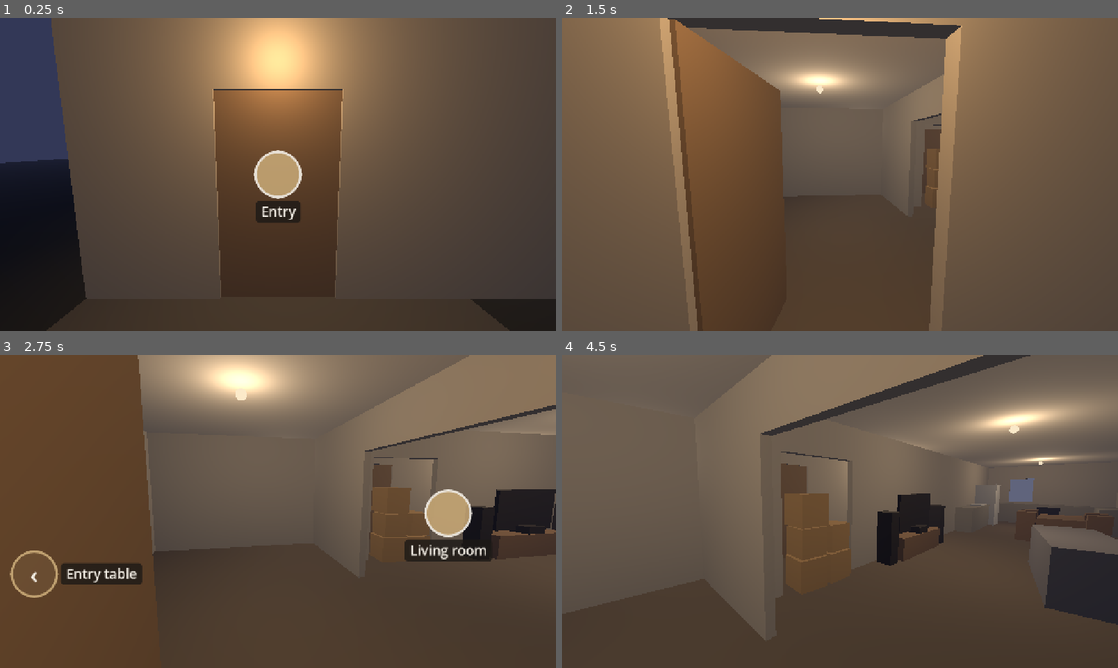
Above: before the commit, frames 1-4 (two rows, left to right).
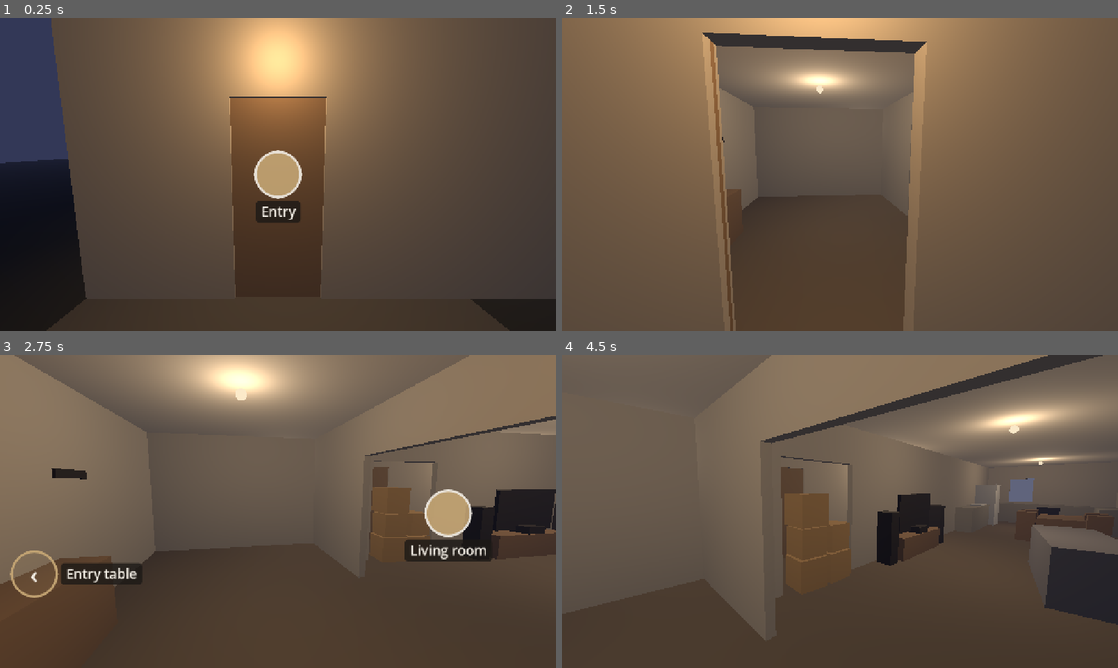
Above: after the commit, the same moments.

Repository: dsickles/Threshold
Game: Godot game, scene res://scenes/house/house.tscn
The game is run twice, just before and just after one commit, with the same random seed, the same clock (stepped at 60 frames per second) and the same inputs. This scene is started directly instead of the project's main scene.
Inputs (mouse positions are in pixels of both pictures, inside the frame that each line leads up to):
- Up to frame 1 (0.25 s): no input
- Up to frame 2 (1.5 s): click "Entry" at 0.5 s; tap Enter at 1.25, 1.35 s; move the mouse to (962, 158) at 1.27 s; hold D from 1.28 s (still down); click (962, 158) at 1.42 s
- Up to frame 3 (2.75 s): tap Space at 1.52 s; release D at 2 s; drag from (166, 527) to (250, 574) at 2.02 s
- Up to frame 4 (4.5 s): move the mouse to (895, 442) at 2.77 s; hold D 2.78-3.5 s; tap Enter at 2.85 s; click "Living room" at 3.5 s; drag from (812, 574) to (673, 464) at 4.27 s

The runs differ from the first frame. In frame 1, 4.1% of the frame differs, in the area x 38-62%, y 22-90%; in frame 2, 20%, in the area x 17-72%, y 0-100%; in frame 3, 19%; in frame 4, 4.1%.

Commit message:
House: real door sizes; doors fold out of the view
Doors are now about 0.8 m wide (0.75 m for bathrooms, 0.9 m front) and
2.03 m tall, with wall openings to match, so rooms read at their real
size. The front and en-suite doors swing 170 degrees and lie flat
against the wall. The camera lens stays at 70 degrees: narrower lenses
made the rooms look smaller. Tests check door sizes and that an open
door covers under 15% of the view through it.

Co-Authored-By: Claude Opus 5.5 (1M context) <noreply@anthropic.com>
Claude-Session: https://claude.ai/code/session_01RkqaLddmvKBQ6mL8JGM9er

Diff:
--- a/game/scenes/house/house.gd
+++ b/game/scenes/house/house.gd
@@ -18,6 +18,9 @@
 const INK := Color(0.957, 0.937, 0.902)
 const SURFACE := Color(0.11, 0.098, 0.086)
 const GLIDE_SECONDS := 2.0
+## The camera's lens: how tall a slice of the world it sees, in degrees (the
+## width follows the screen's shape).
+const LENS_FOV := 70.0
 const RING_SIZE := 110.0
 ## Rings are never smaller than this on the real screen (points on a phone),
 ## comfortably over the 44px minimum, so they grow on an upright phone.
@@ -90,7 +93,7 @@
 		door_states = HouseTable.doors(story_point)
 	_build_world()
 	_camera = Camera3D.new()
-	_camera.fov = 70.0
+	_camera.fov = LENS_FOV
 	_camera.near = 0.05
 	add_child(_camera)
 	_build_ui()
--- a/game/scenes/house/house_layout.gd
+++ b/game/scenes/house/house_layout.gd
@@ -10,7 +10,7 @@
 ## floor-plan drawing reads (40 px to the metre). y is up.
 
 const WALL_HEIGHT := 2.7
-const DOOR_HEIGHT := 2.1
+const DOOR_HEIGHT := 2.03
 const EYE_HEIGHT := 1.6
 ## Height of a doorway's ring, about where a hand would reach for it.
 const RING_HEIGHT := 1.3
@@ -49,22 +49,22 @@
 	{"from": Vector2(0, 0), "to": Vector2(17, 0), "openings": [
 		[3.4, 4.8, 0.9, 2.1, "glass"], [14.0, 15.3, 0.9, 2.1, "glass"]]},
 	{"from": Vector2(0, 12), "to": Vector2(17, 12), "openings": [
-		[1.4, 2.6, 0.0, DOOR_HEIGHT], [5.5, 9.5, 0.5, 2.3, "glass"], [11.8, 13.2, 0.9, 2.1, "glass"]]},
+		[1.55, 2.45, 0.0, DOOR_HEIGHT], [5.5, 9.5, 0.5, 2.3, "glass"], [11.8, 13.2, 0.9, 2.1, "glass"]]},
 	{"from": Vector2(0, 0), "to": Vector2(0, 12), "openings": [[3.5, 4.9, 1.0, 2.1, "glass"]]},
 	{"from": Vector2(17, 0), "to": Vector2(17, 12), "openings": [
 		[2.2, 3.6, 0.9, 2.1, "glass"], [8.5, 9.4, 1.0, 2.1, "glass"]]},
 	# En-suite.
-	{"from": Vector2(3, 0), "to": Vector2(3, 2.5), "openings": [[1.0, 1.9, 0.0, DOOR_HEIGHT]]},
+	{"from": Vector2(3, 0), "to": Vector2(3, 2.5), "openings": [[1.075, 1.825, 0.0, DOOR_HEIGHT]]},
 	{"from": Vector2(0, 2.5), "to": Vector2(3, 2.5), "openings": []},
 	# Bedroom's east wall: the walk-in closet's door.
-	{"from": Vector2(7, 0), "to": Vector2(7, 6), "openings": [[1.7, 2.6, 0.0, DOOR_HEIGHT]]},
+	{"from": Vector2(7, 0), "to": Vector2(7, 6), "openings": [[1.75, 2.55, 0.0, DOOR_HEIGHT]]},
 	{"from": Vector2(7, 3), "to": Vector2(9, 3), "openings": []},
 	{"from": Vector2(9, 0), "to": Vector2(9, 6), "openings": []},
 	# Office and spare room; the spare room's door is at the hall's far end.
-	{"from": Vector2(13, 0), "to": Vector2(13, 7.5), "openings": [[6.15, 7.35, 0.0, DOOR_HEIGHT]]},
+	{"from": Vector2(13, 0), "to": Vector2(13, 7.5), "openings": [[6.35, 7.15, 0.0, DOOR_HEIGHT]]},
 	# The back hall's north side: bedroom, hall bathroom, office.
 	{"from": Vector2(0, 6), "to": Vector2(13, 6), "openings": [
-		[5.2, 6.2, 0.0, DOOR_HEIGHT], [7.7, 8.5, 0.0, DOOR_HEIGHT], [10.5, 11.5, 0.0, DOOR_HEIGHT]]},
+		[5.3, 6.1, 0.0, DOOR_HEIGHT], [7.725, 8.475, 0.0, DOOR_HEIGHT], [10.6, 11.4, 0.0, DOOR_HEIGHT]]},
 	# Entry to the hall and the living room: the wide opening.
 	{"from": Vector2(4, 6), "to": Vector2(4, 12), "openings": [[8.3, 11.2, 0.0, DOOR_HEIGHT]]},
 	# The back hall's south side, then the spare room and kitchen.
@@ -82,26 +82,26 @@
 ## "end" hangs one on its east (or south) end, and "opens": "a" swings it back
 ## into "a", so an open door is out of the way of the view through it (the
 ## bedroom door blocked the bedroom, Dan 2026-10-24). "swing": how far it
-## opens, in degrees (80 if not set); the en-suite door folds back flat
-## against the bedroom wall.
+## opens, in degrees (80 if not set); the front door and the en-suite door
+## fold back flat against the wall.
 const DOORS := {
-	"front_door": {"a": "porch", "b": "entry", "at": Vector2(2.0, 12.0), "width": 1.2,
-			"panel": true, "one_way": true},
+	"front_door": {"a": "porch", "b": "entry", "at": Vector2(2.0, 12.0), "width": 0.9,
+			"panel": true, "one_way": true, "swing": 170.0},
 	"entry_opening": {"a": "entry", "b": "living_room", "at": Vector2(4.0, 9.75), "width": 2.9},
 	"kitchen_opening": {"a": "living_room", "b": "kitchen", "at": Vector2(11.0, 9.75), "width": 4.5},
 	"hall_opening": {"a": "living_room", "b": "back_hall", "at": Vector2(5.35, 7.5), "width": 1.5,
 			"boxes": ""},
-	"bedroom_door": {"a": "back_hall", "b": "bedroom", "at": Vector2(5.7, 6.0), "width": 1.0,
+	"bedroom_door": {"a": "back_hall", "b": "bedroom", "at": Vector2(5.7, 6.0), "width": 0.8,
 			"panel": true, "hinge": "end"},
-	"en_suite_door": {"a": "bedroom", "b": "en_suite", "at": Vector2(3.0, 1.45), "width": 0.9,
-			"panel": true, "opens": "a", "swing": 170.0, "ring_b": Vector2(5.6, 2.8)},
-	"closet_door": {"a": "bedroom", "b": "closet", "at": Vector2(7.0, 2.15), "width": 0.9,
+	"en_suite_door": {"a": "bedroom", "b": "en_suite", "at": Vector2(3.0, 1.45), "width": 0.75,
+			"panel": true, "swing": 170.0, "ring_b": Vector2(5.6, 2.8)},
+	"closet_door": {"a": "bedroom", "b": "closet", "at": Vector2(7.0, 2.15), "width": 0.8,
 			"boxes": "b", "ring_b": Vector2(4.4, 3.0)},
-	"spare_room_door": {"a": "back_hall", "b": "spare_room", "at": Vector2(13.0, 6.75), "width": 1.2,
+	"spare_room_door": {"a": "back_hall", "b": "spare_room", "at": Vector2(13.0, 6.75), "width": 0.8,
 			"panel": true, "hinge": "end", "ring_b": Vector2(9.5, 6.75)},
-	"office_door": {"a": "back_hall", "b": "office", "at": Vector2(11.0, 6.0), "width": 1.0,
+	"office_door": {"a": "back_hall", "b": "office", "at": Vector2(11.0, 6.0), "width": 0.8,
 			"panel": true, "boxes": "a"},
-	"hall_bath_door": {"a": "back_hall", "b": "hall_bath", "at": Vector2(8.1, 6.0), "width": 0.8,
+	"hall_bath_door": {"a": "back_hall", "b": "hall_bath", "at": Vector2(8.1, 6.0), "width": 0.75,
 			"panel": true},
 }
 
--- a/game/tests/test_house.gd
+++ b/game/tests/test_house.gd
@@ -440,6 +440,76 @@
 		check("L1" in onward, "the living room can be reached from %s" % view)
 
 
+func test_doors_are_real_door_sizes_and_fit_their_wall_openings() -> void:
+	# Oversized doors make rooms read small (Dan, 2026-10-24).
+	for door_id: String in HouseLayout.DOORS:
+		var door: Dictionary = HouseLayout.DOORS[door_id]
+		if not door.get("panel", false):
+			continue
+		check(door.width >= 0.7 and door.width <= 0.95, "%s is a real door's width (%s m)" % [door_id, door.width])
+		var found := false
+		for wall: Dictionary in HouseLayout.WALLS:
+			var along_x: bool = is_equal_approx(wall.from.y, wall.to.y)
+			var on_line: bool = is_equal_approx(wall.from.y, door.at.y) if along_x else is_equal_approx(wall.from.x, door.at.x)
+			if not on_line:
+				continue
+			var middle: float = door.at.x if along_x else door.at.y
+			for opening: Array in wall.openings:
+				if opening.size() < 5 and opening[0] < middle and middle < opening[1]:
+					found = true
+					check(is_equal_approx(opening[1] - opening[0], door.width),
+							"%s's wall opening is as wide as the door" % door_id)
+		check(found, "%s has an opening in a wall" % door_id)
+	check(HouseLayout.DOOR_HEIGHT < 2.1, "doors are a real door's height")
+
+
+# How much of the screen a box covers: the share of a grid of screen points
+# whose ray from the camera hits it before any wall.
+func _screen_share(house: Node, box: MeshInstance3D) -> float:
+	var camera: Camera3D = house._camera
+	var size := house.get_viewport().get_visible_rect().size
+	var walls := house.get_node("BaseLayer").find_children("*", "MeshInstance3D", true, false)
+	var hits := 0
+	var count := 0
+	for col in 32:
+		for row in 18:
+			count += 1
+			var point := Vector2((col + 0.5) / 32.0 * size.x, (row + 0.5) / 18.0 * size.y)
+			var from := camera.project_ray_origin(point)
+			var dir := camera.project_ray_normal(point)
+			var at := _ray_distance(from, dir, box)
+			if at == INF:
+				continue
+			var hidden := false
+			for wall: MeshInstance3D in walls:
+				if _ray_distance(from, dir, wall) < at:
+					hidden = true
+					break
+			if not hidden:
+				hits += 1
+	return float(hits) / count
+
+
+# How far along a ray a box is, or INF if the ray misses it.
+static func _ray_distance(from: Vector3, dir: Vector3, mesh: MeshInstance3D) -> float:
+	var to_box := mesh.global_transform.affine_inverse()
+	var local_from := to_box * from
+	var local_dir := to_box.basis * dir
+	var box := mesh.get_aabb()
+	var near := 0.0
+	var far := INF
+	for axis in 3:
+		if absf(local_dir[axis]) < 1e-6:
+			if local_from[axis] < box.position[axis] or local_from[axis] > box.end[axis]:
+				return INF
+			continue
+		var t1 := (box.position[axis] - local_from[axis]) / local_dir[axis]
+		var t2 := (box.end[axis] - local_from[axis]) / local_dir[axis]
+		near = maxf(near, minf(t1, t2))
+		far = minf(far, maxf(t1, t2))
+	return near if near <= far else INF
+
+
 func test_an_open_door_swings_out_of_the_view_through_it() -> void:
 	var house := _open_house(ALL_OPEN)
 	await frames()
@@ -447,16 +517,15 @@
 	for door_id: String in HouseLayout.DOORS:
 		var door: Dictionary = HouseLayout.DOORS[door_id]
 		var view: String = HouseLayout.ROOMS[door.b].doorway_view
-		if not door.get("panel", false) or view == "" or door_id == "front_door":
+		if not door.get("panel", false) or view == "":
 			continue
 		_stand_at(house, view)
-		var panel: MeshInstance3D = house.find_child("Door_%s" % door_id, true, false).get_child(0)
-		var centre := panel.global_position
-		if house._camera.is_position_behind(centre):
-			continue
-		var x: float = house._camera.unproject_position(centre).x
-		check(x < screen.x * 0.2 or x > screen.x * 0.8,
-				"%s: the open %s stays at the edge of the view (%d of %d)" % [view, door_id, x, screen.x])
+		var pivot: Node3D = house.find_child("Door_%s" % door_id, true, false)
+		# The front door opens as the player goes in.
+		pivot.rotation.y = house._open_angle(door_id)
+		var panel: MeshInstance3D = pivot.get_child(0)
+		check(_screen_share(house, panel) < 0.15, "%s: the open %s takes at most a sliver of the view (%d%%)"
+				% [view, door_id, roundi(_screen_share(house, panel) * 100.0)])
 
 
 func test_shut_and_blocked_doors_cannot_be_gone_through() -> void:
